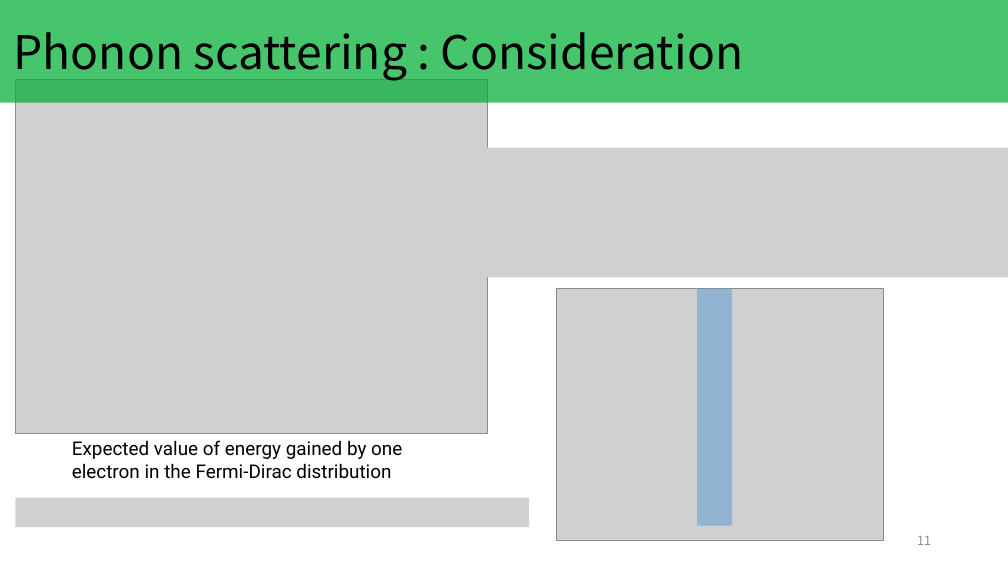
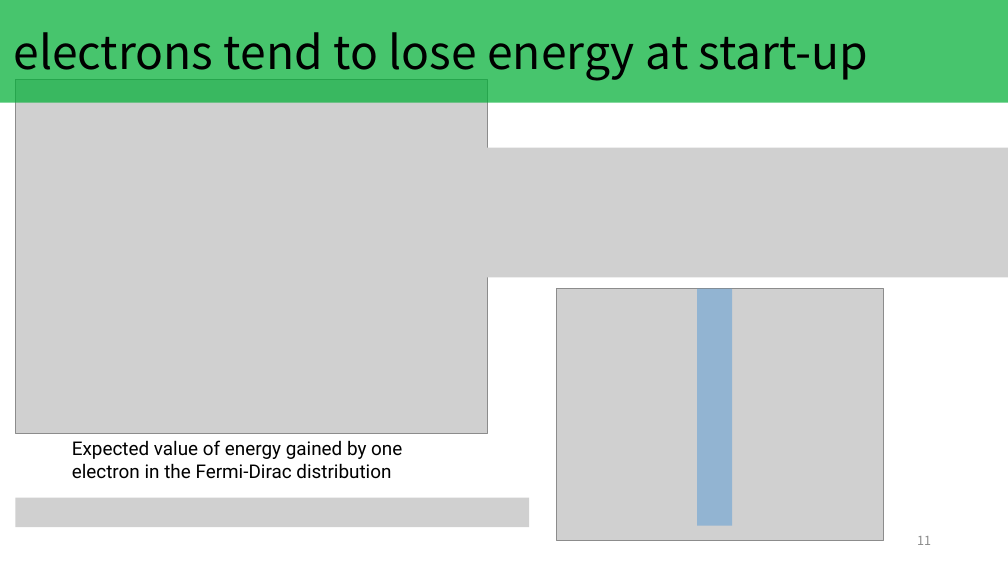
Before and after one commit to KeitoKubo/MonteCarlo-simulation-with-Fermi-degeneracy, a slide deck: slide 11 of presentation/kubo_20231129.pptx. Drawn at 1008x567 pixels with LibreOffice and Linux fonts; fonts in the diff are those of the drawing; grey boxes stand for pictures. Boxes give left, top, right and bottom in pixels: in the first picture for what was removed or moved away, otherwise in the second. Text is boxed around its words. In the diff, an @@ line names an element or a change of style, - is before the commit and + after.

```diff
--- a/presentation/kubo_20231129.pptx
+++ b/presentation/kubo_20231129.pptx
@@ title at (x1=14, y1=32, x2=869, y2=81): text changed @@
-Phonon scattering : Consideration
+electrons tend to lose energy at start-up
```
Also in this commit, not shown: 6 other slides changed, 1 slide added.
